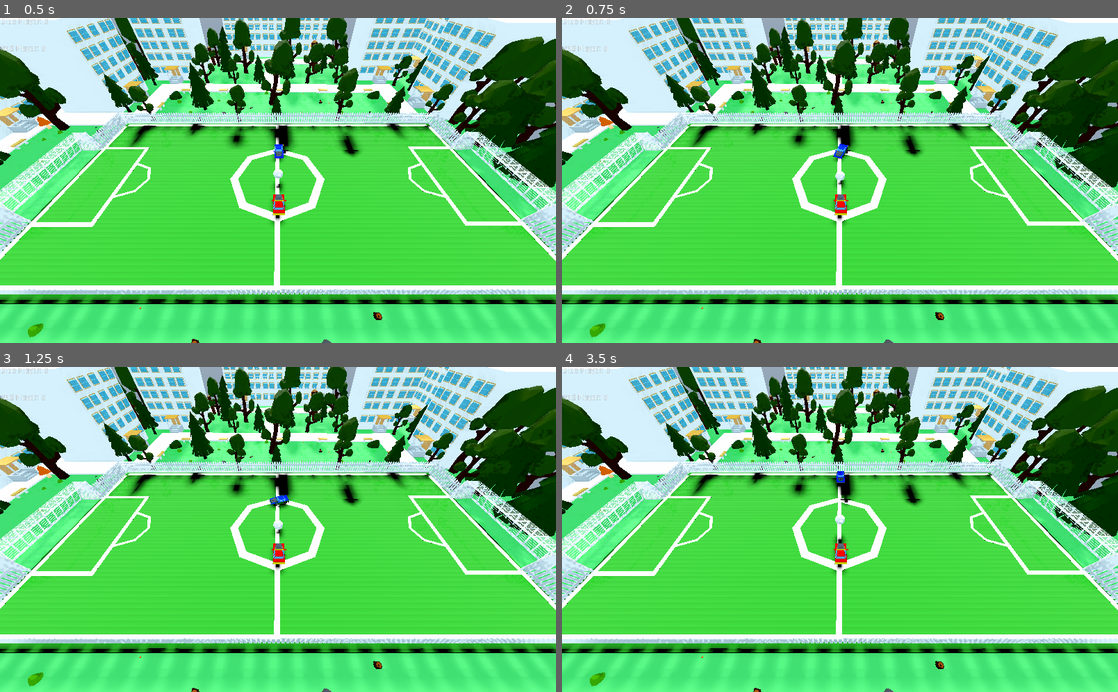
Above: before the commit, frames 1-4 (two rows, left to right).
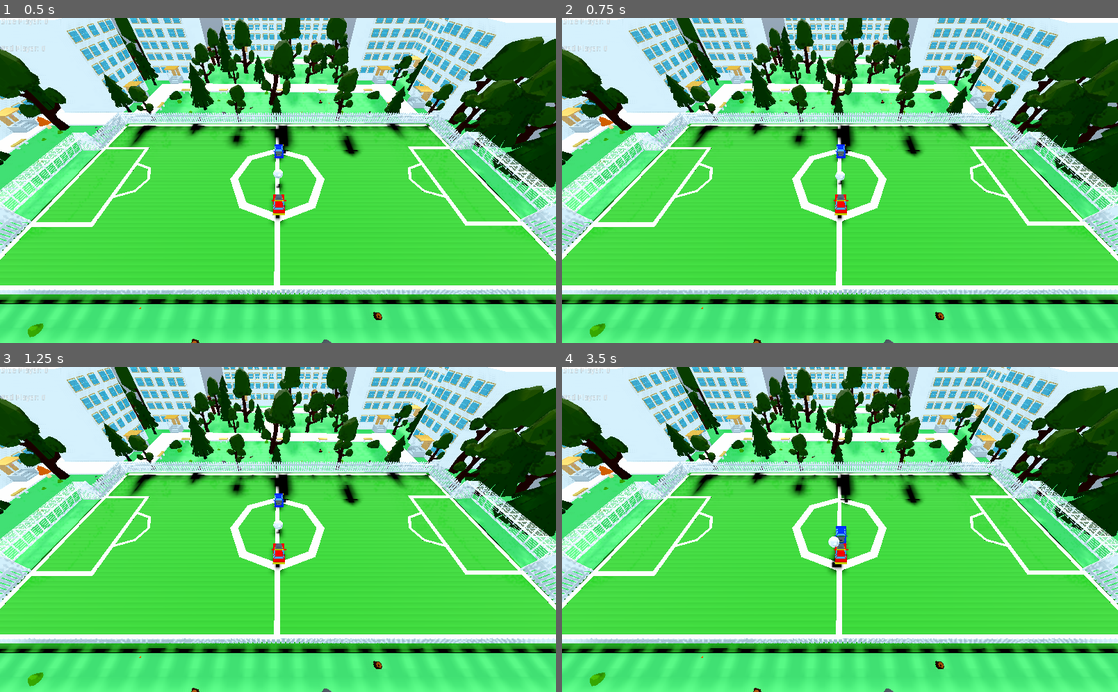
Above: after the commit, the same moments.

Repository: filpatterson/GoDotSoccer
Game: Godot game, scene res://godotsoccer.tscn
The game is run twice, just before and just after one commit, with the same random seed, the same clock (stepped at 60 frames per second) and the same inputs.
Inputs:
- Up to frame 1 (0.5 s): no input
- Up to frame 2 (0.75 s): tap Enter at 0.5 s; hold Right (enemy_move_right) from 0.53 s (still down); hold Shift (boost) from 0.53 s (still down)
- Up to frame 3 (1.25 s): keep holding Right (enemy_move_right); keep holding Shift (boost)
- Up to frame 4 (3.5 s): release Right (enemy_move_right) at 1.28 s; release Shift (boost) at 1.28 s; hold Down (enemy_move_back) 1.28-2.03 s; tap Shift (boost) at 1.35, 2.3, 3.05 s; hold Right (enemy_move_right) 2.03-2.78 s; hold Ctrl (enemy_boost) 2.03-2.78 s; hold Up (enemy_move_forward) from 2.78 s (still down); tap R at 2.85 s

Frame 1 is identical in both runs. In frame 2, less than 0.1% of the frame differs, in the area x 48-52%, y 38-45%; in frame 3, 0.1%; in frame 4, 0.3%, in the area x 47-52%, y 29-64%.

Commit message:
prototype: fix of the enemy movement script

Diff:
--- a/Enemy.gd
+++ b/Enemy.gd
@@ -1,19 +1,24 @@
 extends KinematicBody
 
-# movement constants
 const MAX_SPEED = 15
 const ACCELERATION = 1.3
 const INERTION = 1
 
+const NO_COLLISION = 0
 var boost_window = 20
 
-# rotation speed and velocity vector
 const ROTATION_SPEED = 0.03
 var velocity = Vector3()
 
+var movement_direction_vector = Vector3(0, 0, 0)
+var prev_location = Position3D
+var collided_object = null
+var current_collision_index = 0
+
 # Called when the node enters the scene tree for the first time.
 func _ready():
-	pass # Replace with function body.
+	# initialize location of the object
+	prev_location = self.global_transform.origin
 
 # Called every frame. 'delta' is the elapsed time since the previous frame.
 #func _process(delta):
@@ -27,21 +32,27 @@
 	var current_acceleration = ACCELERATION
 
 	if Input.is_action_pressed("enemy_move_forward"):
+		acceleration_vec.z += 1
+	if Input.is_action_pressed("enemy_move_back"):
 		acceleration_vec.z -= 1
-	if Input.is_action_pressed("enemy_move_back"):
-		acceleration_vec.z += 1
 
 	if Input.is_action_pressed("enemy_move_right"):
-		rotate_y(-ROTATION_SPEED)
+		if velocity.z > 0:
+			rotate_y(-ROTATION_SPEED)
+		if velocity.z < 0:
+			rotate_y(ROTATION_SPEED)
 	if Input.is_action_pressed("enemy_move_left"):
-		rotate_y(ROTATION_SPEED)
+		if velocity.z > 0:
+			rotate_y(ROTATION_SPEED)
+		if velocity.z < 0:
+			rotate_y(-ROTATION_SPEED)
 
+	# boost of the car movement if "boost" button pressed
 	if Input.is_action_pressed("enemy_boost"):
 		if boost_window >= 2:
 			current_max_speed = MAX_SPEED * 1.5
 			current_acceleration = ACCELERATION * 1.5
 			boost_window -= 2
-
 
 	# perform vector normalization (evading errors of too many signals from button received)
 	acceleration_vec = acceleration_vec.normalized()
@@ -76,21 +87,22 @@
 	elif velocity.z < -current_max_speed:
 		velocity.z = -current_max_speed
 
+	# section that finds movement direction vector of current car
+	movement_direction_vector = self.global_transform.origin - prev_location
+	prev_location = self.global_transform.origin
+
+	# apply collision mechanics for two cars, when one car impacts movement of
+	# another car
+	current_collision_index = get_slide_count()
+	if current_collision_index > NO_COLLISION:
+		velocity.z *= 0.2
+		collided_object = self.get_parent().get_node(get_slide_collision(current_collision_index - 1).collider.name)
+		if collided_object != null:
+			if typeof(collided_object) == 17:
+				collided_object.move_and_slide(movement_direction_vector * 125)
+
 	# apply velocity vector to the method responsible for movement
 	move_and_slide(transform.basis.xform(Vector3(0, 0, velocity.z)))
 
 	if boost_window < 20:
 		boost_window += 1
-
-	# for debug
-#	print(velocity.z)
-
-
-
-
-#func _physics_process(delta):
-#	var current_ball_position = get_parent().get_parent().get_node('Ball').global_transform.origin
-#	var myself_position = get_parent().get_node("Enemy").global_transform.origin
-##	print("ball position " + str(current_ball_position))
-##	print("enemy's position " + str(myself_position))
-#	print(get_parent().get_parent().get_node('Ball').linear_velocity)
